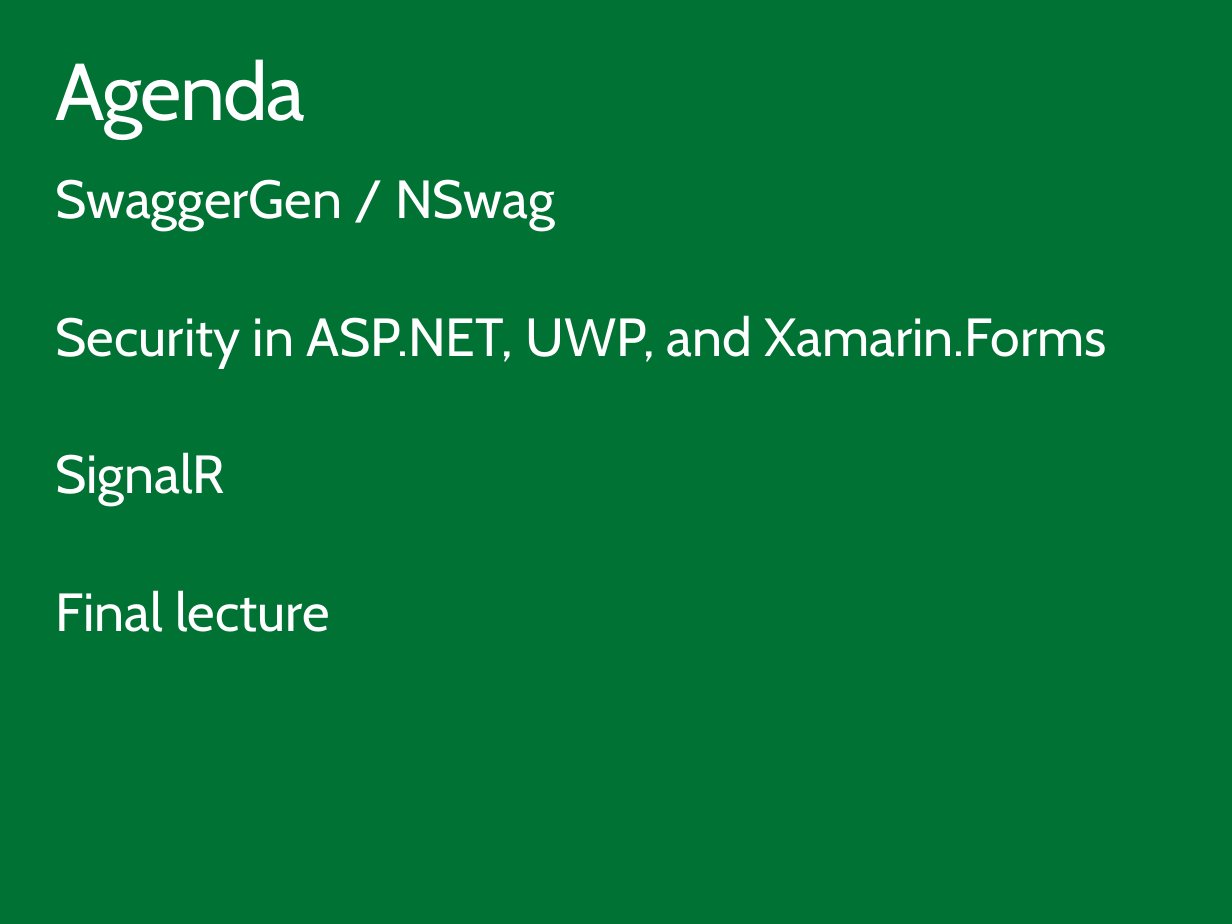
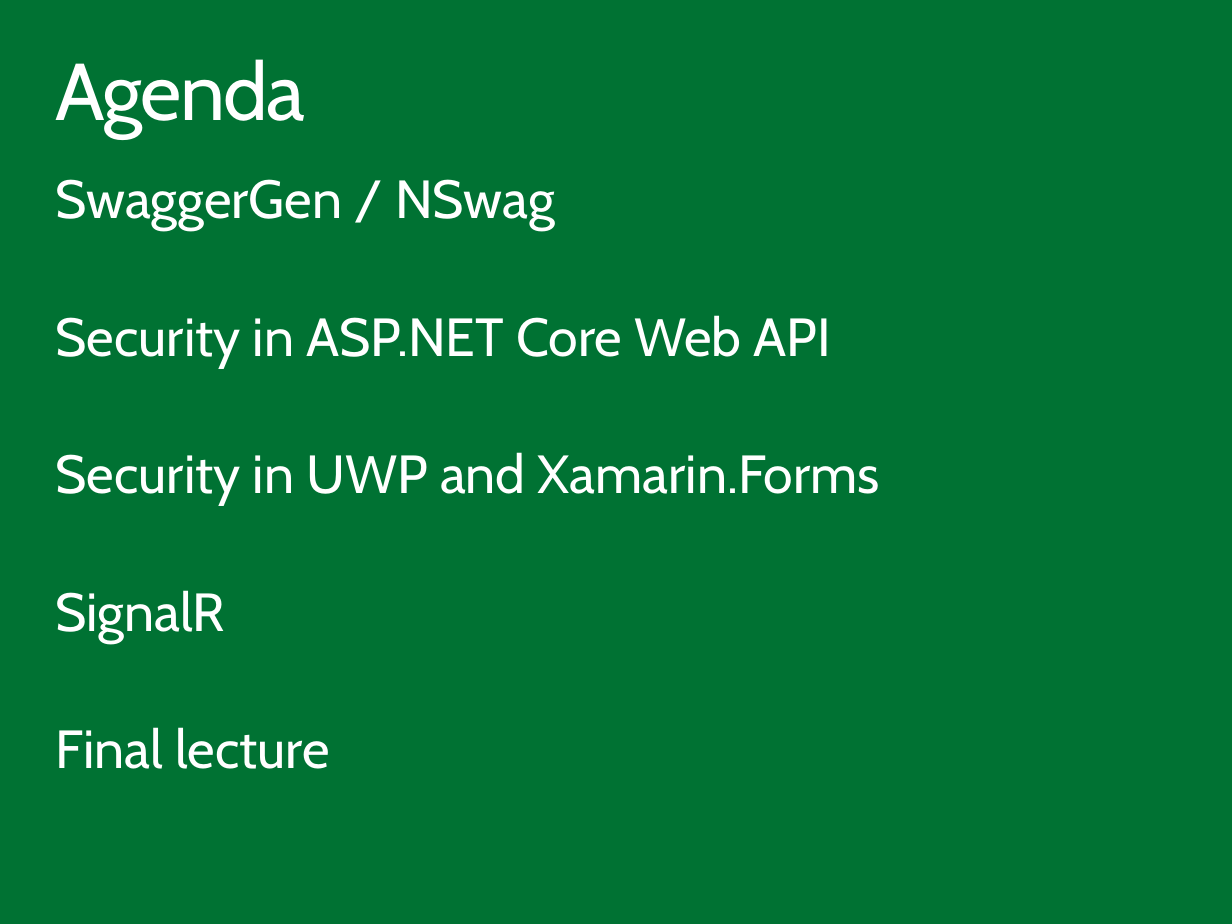
Before and after one commit to ondfisk/BDSA2018, a slide deck: slide 2 of Slides/Lecture10 - Security and stuff.pptx. Drawn at 1232x924 pixels with LibreOffice and Linux fonts; fonts in the diff are those of the drawing. Boxes give left, top, right and bottom in pixels: in the first picture for what was removed or moved away, otherwise in the second. Text is boxed around its words. In the diff, an @@ line names an element or a change of style, - is before the commit and + after.

```diff
--- a/Slides/Lecture10 - Security and stuff.pptx
+++ b/Slides/Lecture10 - Security and stuff.pptx
@@ text at box(56, 315, 880, 505): text changed @@
-Security in ASP.NET, UWP, and Xamarin.Forms
+Security in ASP.NET Core Web API
+Security in UWP and Xamarin.Forms
```
Also in this commit, not shown: 3 other slides changed, 4 slides added.
